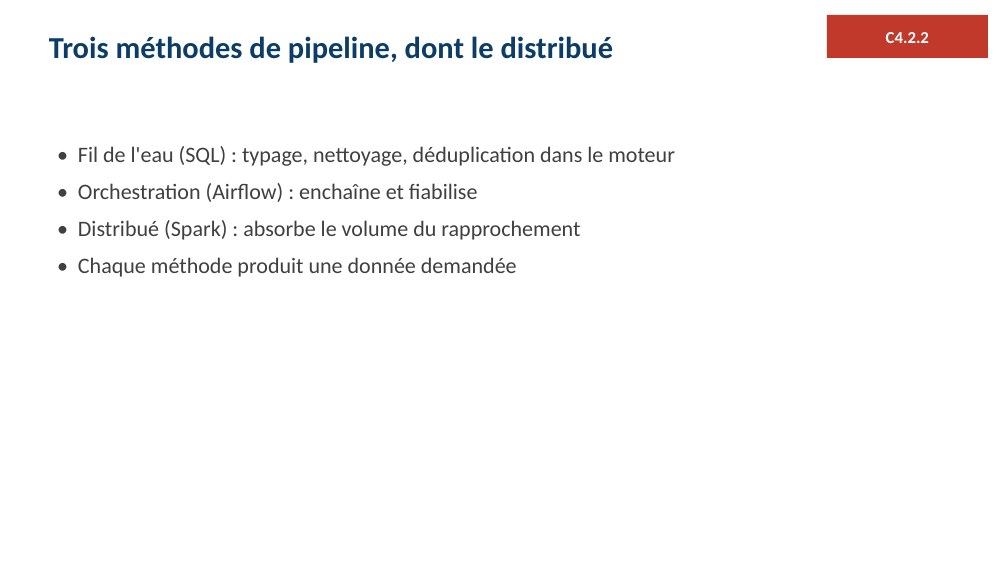
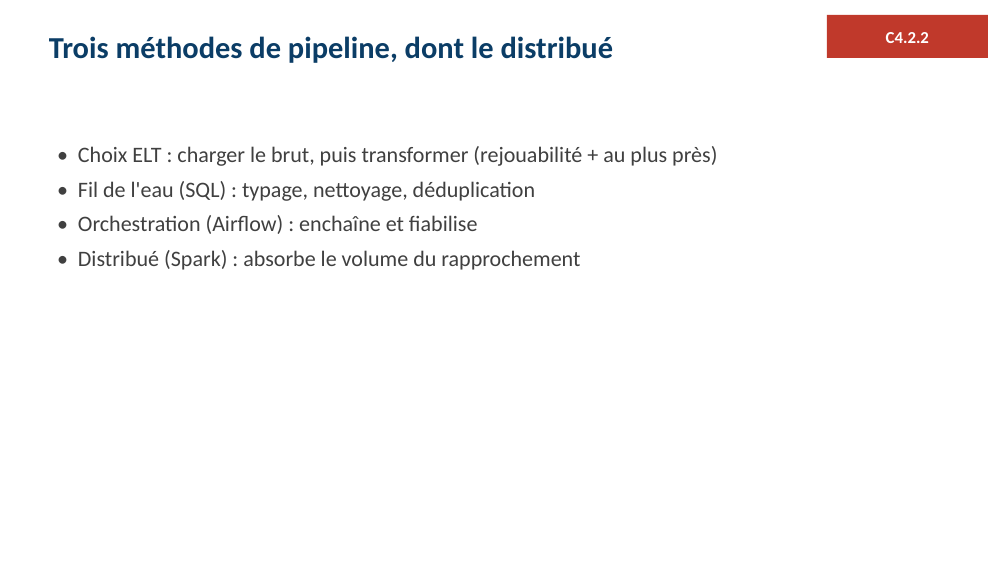
Before and after one commit to ratpiGene/ELT-Eckert, a slide deck: slide 8 of soutenance/support_eckert.pptx. Drawn at 1008x567 pixels with LibreOffice and Linux fonts; fonts in the diff are those of the drawing. Boxes give left, top, right and bottom in pixels: in the first picture for what was removed or moved away, otherwise in the second. Text is boxed around its words. In the diff, an @@ line names an element or a change of style, - is before the commit and + after.

```diff
--- a/soutenance/support_eckert.pptx
+++ b/soutenance/support_eckert.pptx
@@ text at [78,146,717,201]: text changed @@
-• Fil de l'eau (SQL) : typage, nettoyage, déduplication dans le moteur
+• Choix ELT : charger le brut, puis transformer (rejouabilité + au plus près)
+• Fil de l'eau (SQL) : typage, nettoyage, déduplication
@@ text at [78,215,580,270]: less space between paragraphs @@
@@ text at [78,257,517,277]: paragraph removed @@
-• Chaque méthode produit une donnée demandée
```
Also in this commit, not shown: 4 other slides changed, 1 other file.
